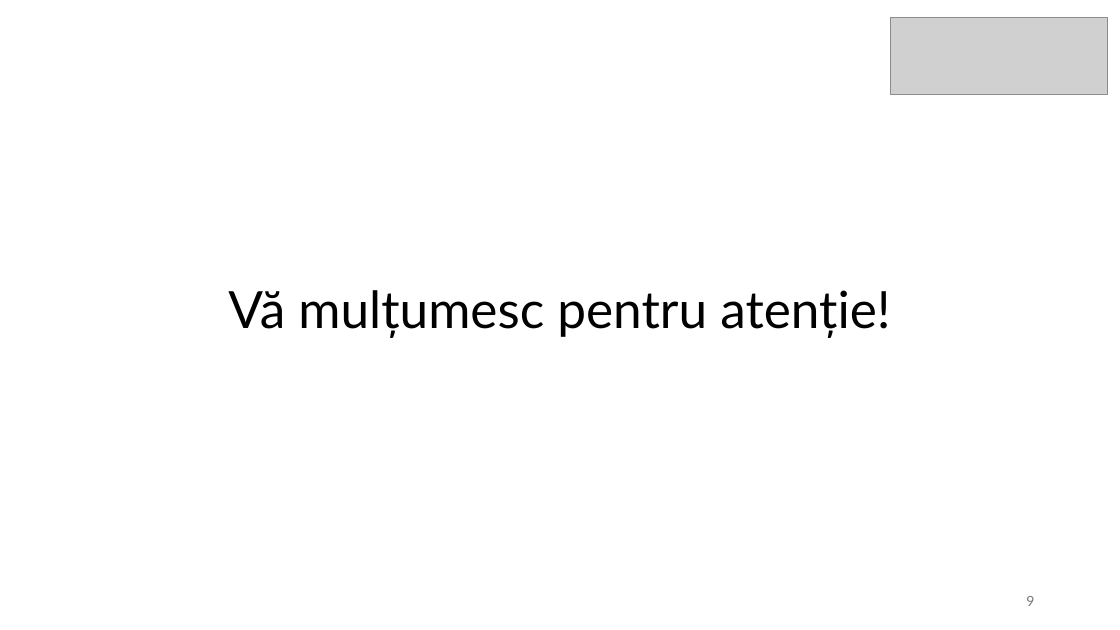
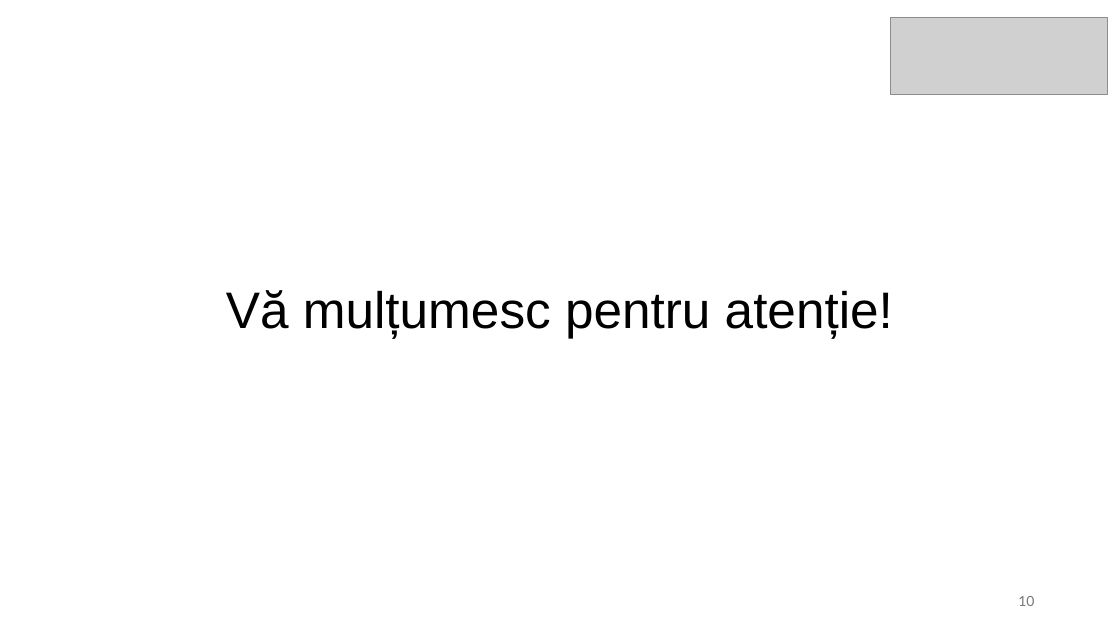
Before and after one commit to Patey0911/Licenta, a slide deck: slide 10 of Mihaly_Bogdan-Matei.pptx (slide 9 before the commit). Drawn at 1120x630 pixels with LibreOffice and Linux fonts; fonts in the diff are those of the drawing; grey boxes stand for pictures. Boxes give left, top, right and bottom in pixels: in the first picture for what was removed or moved away, otherwise in the second. Text is boxed around its words. In the diff, an @@ line names an element or a change of style, - is before the commit and + after.

```diff
--- a/Mihaly_Bogdan-Matei.pptx
+++ b/Mihaly_Bogdan-Matei.pptx
@@ title "Vă mulțumesc pentru atenție!" at (226,290,893,338): font Lato to Arial @@
@@ page number at (1018,596,1034,606): text changed @@
-9
+10
```
Also in this commit, not shown: 7 other slides changed, 1 slide added, 4 other files.
